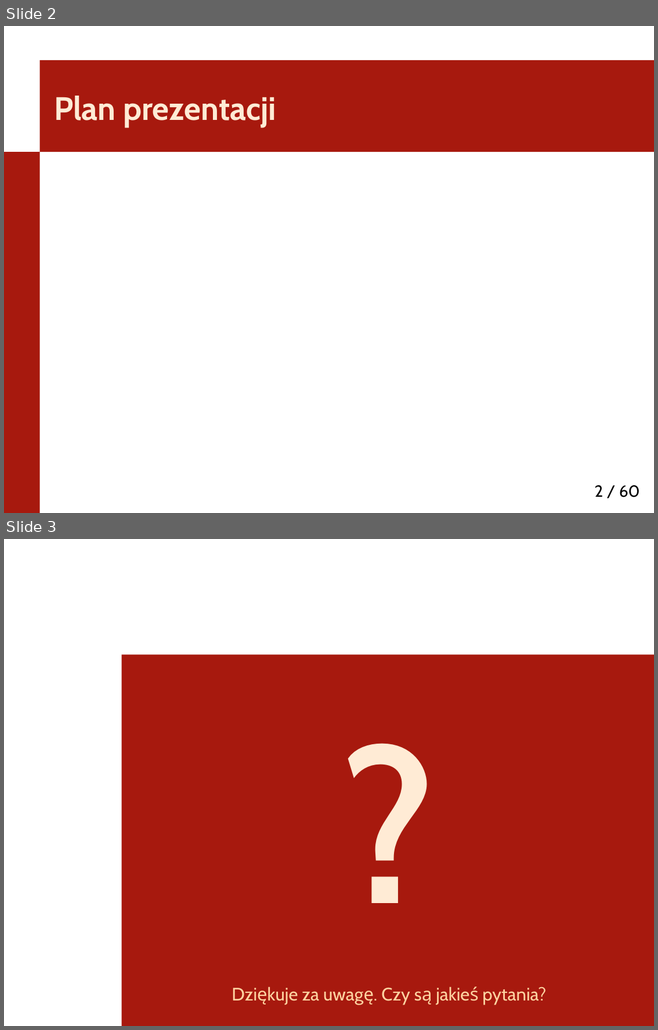
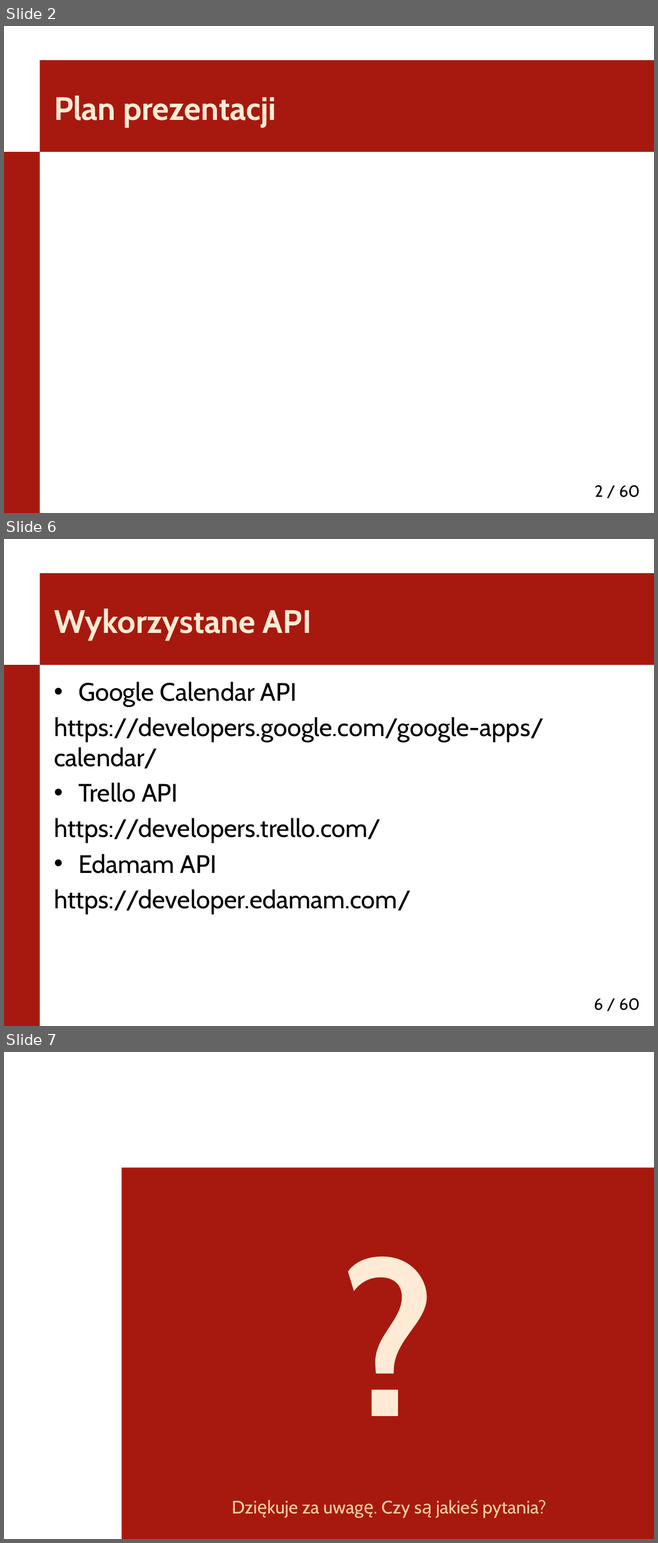
Before and after one commit to SebastianLasisz/Przepisy, a slide deck: doc/Presentation.pptx. Shown one above the other, each under a label of ours: slides 2 and 3 before the commit, slides 2, 6 and 7 after it; the slides between them are not shown. The pictures are 658x1030 and 658x1543 pixels, drawn with LibreOffice and Linux fonts; fonts in the diff are those of the drawing; background and template pictures are left out. Boxes give left, top, right and bottom in pixels: in the first picture for what was removed or moved away, otherwise in the second. Text is boxed around its words. In the diff, an @@ line names an element or a change of style, - is before the commit and + after.

```diff
--- a/doc/Presentation.pptx
+++ b/doc/Presentation.pptx
@@ slide 6 added at <box>4,539,654,1026</box>, background #FFFFFF; not listed: 2 template elements that a slide beside it also shows @@
@@ title added at <box>54,609,311,641</box>, 36 pt, text #FFEBD5, bold @@
+Wykorzystane API
@@ text added at <box>54,682,543,914</box>, 28 pt, text #000000 @@
+• Google Calendar API
+https://developers.google.com/google-apps/calendar/
+• Trello API
+https://developers.trello.com/
+• Edamam API
+https://developer.edamam.com/
@@ page number added at <box>593,998,640,1011</box>, 18 pt, text #000000 @@
+6 / 60
@@ what was slide 3 is now slide 7 @@
```
Also in this commit, not shown: 3 other slides added, 4 other files.
